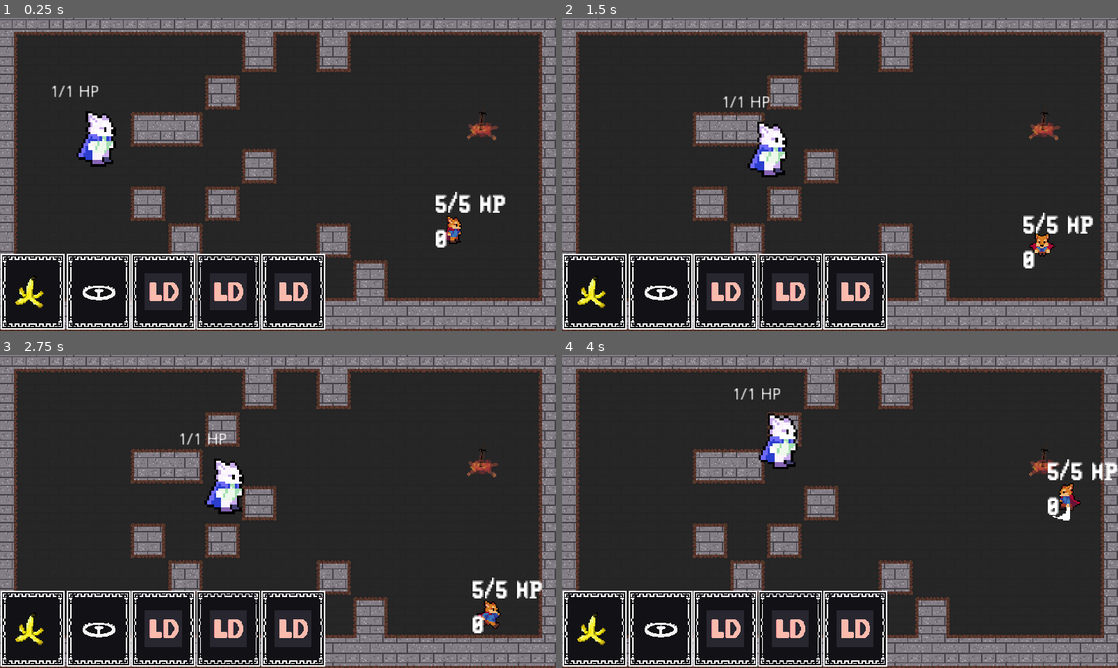
Above: before the commit, frames 1-4 (two rows, left to right).
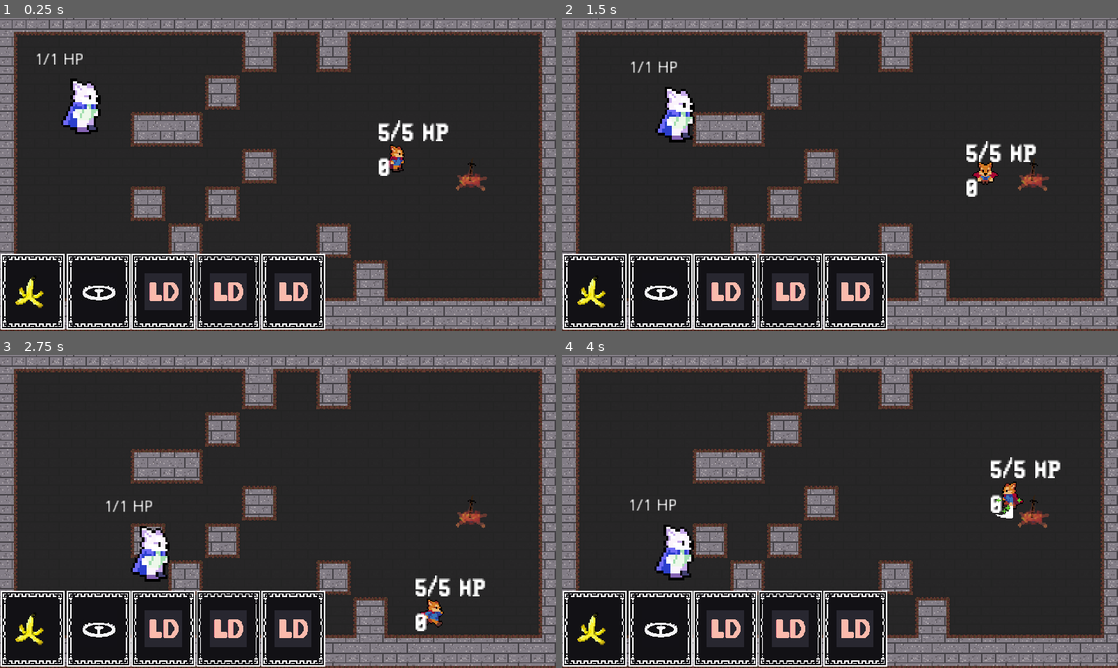
Above: after the commit, the same moments.

Repository: creyD/ludum_dare_46
Game: Godot game, scene res://World.tscn
Two runs of this game, one before a commit and one after it. Both use one fixed random seed, a clock stepped at 60 frames per second and the inputs below.
Inputs (mouse positions are in pixels of both pictures, inside the frame that each line leads up to):
- Up to frame 1 (0.25 s): no input
- Up to frame 2 (1.5 s): tap Enter at 0.5 s; move the mouse to (962, 158) at 0.52 s; hold D (right) 0.53-1.28 s; click (962, 158) at 0.6 s; move the mouse to (728, 190) at 1.27 s; hold S (down) from 1.28 s (still down); tap Space (roll) at 1.35 s
- Up to frame 3 (2.75 s): move the mouse to (333, 442) at 2.02 s; release S (down) at 2.03 s; hold D (right) from 2.03 s (still down); click (333, 442) at 2.1 s
- Up to frame 4 (4 s): move the mouse to (812, 574) at 2.77 s; release D (right) at 2.78 s; hold W (up) 2.78-3.53 s; tap Space (roll) at 2.85 s; move the mouse to (1006, 558) at 3.52 s; hold A (left) from 3.53 s (still down); click (1006, 558) at 3.6 s

The runs differ from the first frame. In frame 1, 3.6% of the frame differs, in the area x 6-91%, y 11-74%; in frame 2, 3.9%, in the area x 12-96%, y 13-80%; in frame 3, 3.8%; in frame 4, 3.8%.

Commit message:
You can now play cards!
- Fixed invalid scripts
- Added card placement validation

Co-Authored-By: deranonymos <deranonymos@users.noreply.github.com>

Diff:
--- /dev/null
+++ b/src/Menus/DragNDrop/DragNDropUI.gd
@@ -0,0 +1,3 @@
+extends Control
+
+export var ObjectParent:NodePath
--- a/src/Menus/DragNDrop/DragNDropUI.tscn
+++ b/src/Menus/DragNDrop/DragNDropUI.tscn
@@ -7,19 +7,14 @@
 [ext_resource path="res://Objects/Traps/Bear/bear.jpg" type="Texture" id=5]
 [ext_resource path="res://Objects/Traps/bear.tscn" type="PackedScene" id=6]
 [ext_resource path="res://Objects/Traps/Bear/Animation/0012.png" type="Texture" id=7]
-
-[sub_resource type="GDScript" id=1]
-script/source = "extends Control
-
-export var ObjectParent:NodePath
-"
+[ext_resource path="res://Menus/DragNDrop/DragNDropUI.gd" type="Script" id=8]
 
 [node name="DragNDropUI" type="Control"]
 anchor_right = 1.0
 anchor_bottom = 1.0
 margin_left = -0.37735
 margin_right = -0.37735
-script = SubResource( 1 )
+script = ExtResource( 8 )
 __meta__ = {
 "_edit_use_anchors_": false
 }
--- /dev/null
+++ b/src/Menus/DragNDrop/DragSink.gd
@@ -0,0 +1,30 @@
+extends Container
+
+const Grid = preload("res://Maps/Grid.gd")
+onready var grid = get_tree().current_scene.get_node("Grid")
+onready var ysort = get_tree().current_scene.get_node("YSort")
+
+#DropZone
+#stuff can be dropped here
+func can_drop_data(_pos, data):
+	return typeof(data) == typeof(PackedScene)
+
+
+func get_nearest_grid_pos(position):
+	return Vector2(round(position.x / 32.0), round(position.y / 32.0))
+
+
+func get_nearest_global_pos(position):
+	return Vector2(round(position.x / 32.0) * 32, round(position.y / 32.0) * 32)
+
+
+#what is to be done when data is dropped
+func drop_data(_pos, data:PackedScene):
+	var new_pos = get_nearest_grid_pos(_pos)
+
+	if grid.object_grid[new_pos.x - 1][new_pos.y - 1].back() == Grid.Kind.FIELD:
+		var child = data.instance()
+		child.position = get_nearest_global_pos(_pos)
+
+		ysort.add_child(child)
+		grid._update_grid()
--- a/src/Menus/DragNDrop/DragSink.tscn
+++ b/src/Menus/DragNDrop/DragSink.tscn
@@ -1,31 +1,12 @@
 [gd_scene load_steps=2 format=2]
 
-[sub_resource type="GDScript" id=1]
-script/source = "extends Container
-#DropZone
-
-
-#stuff can be dropped here
-func can_drop_data(_pos, data):
-	return typeof(data) == typeof(PackedScene)
-
-
-func get_nearest_grid_pos(position):
-	return Vector2(floor(position.x / 32.0) * 32, floor(position.y / 32.0) * 32)
-
-
-#what is to be done when data is dropped
-func drop_data(_pos, data:PackedScene):
-	var child = data.instance()
-	child.position = get_nearest_grid_pos(_pos)
-	get_node(get_parent().ObjectParent).add_child(child)
-"
+[ext_resource path="res://Menus/DragNDrop/DragSink.gd" type="Script" id=1]
 
 [node name="DragSink" type="Container"]
 anchor_right = 1.0
 anchor_bottom = 0.789
 margin_bottom = -0.0200043
-script = SubResource( 1 )
+script = ExtResource( 1 )
 __meta__ = {
 "_edit_use_anchors_": false
 }
--- /dev/null
+++ b/src/Menus/DragNDrop/DragSource.gd
@@ -0,0 +1,36 @@
+extends TextureRect
+#CardDeck
+export var Item:PackedScene
+export var PreviewIcon:Texture
+export var DeleteOnGrab:bool = false
+
+#if a drag is initiated here
+func get_drag_data(_pos):
+	var ctrl = Control.new()
+	var TR = TextureRect.new()
+	TR.texture = get_resized_texture(PreviewIcon,self.rect_size[0],self.rect_size[1])
+	TR.rect_size= self.rect_size
+	TR.set_position(_pos*-1,false)
+	ctrl.add_child(TR)
+	set_drag_preview(ctrl)
+
+	if DeleteOnGrab :
+		self.queue_free()
+	return Item
+
+#stuff can be dropped here
+#eg you picked the wrong thing up, let go and it returns to nothingness
+func can_drop_data(_pos, data):
+	return typeof(data) == typeof(PackedScene)
+
+#do nothing if stuff is dropped here
+func drop_data(_pos, _data):
+	pass
+
+func get_resized_texture(t: Texture, width: int = 0, height: int = 0):
+	var image = t.get_data()
+	if width > 0 && height > 0:
+		image.resize(width, height)
+	var itex = ImageTexture.new()
+	itex.create_from_image(image,0)
+	return itex
--- a/src/Menus/DragNDrop/DragSource.tscn
+++ b/src/Menus/DragNDrop/DragSource.tscn
@@ -2,45 +2,7 @@
 
 [ext_resource path="res://icon.png" type="Texture" id=1]
 [ext_resource path="res://Objects/Card/card.png" type="Texture" id=2]
-
-[sub_resource type="GDScript" id=1]
-script/source = "extends TextureRect
-#CardDeck
-export var Item:PackedScene
-export var PreviewIcon:Texture
-export var DeleteOnGrab:bool = false
-
-#if a drag is initiated here
-func get_drag_data(_pos):
-	var ctrl = Control.new()
-	var TR = TextureRect.new()
-	TR.texture = get_resized_texture(PreviewIcon,self.rect_size[0],self.rect_size[1])
-	TR.rect_size= self.rect_size
-	TR.set_position(_pos*-1,false)
-	ctrl.add_child(TR)
-	set_drag_preview(ctrl)
-
-	if DeleteOnGrab :
-		self.queue_free()
-	return Item
-
-#stuff can be dropped here
-#eg you picked the wrong thing up, let go and it returns to nothingness
-func can_drop_data(_pos, data):
-	return typeof(data) == typeof(PackedScene)
-
-#do nothing if stuff is dropped here
-func drop_data(_pos, _data):
-	pass
-
-func get_resized_texture(t: Texture, width: int = 0, height: int = 0):
-	var image = t.get_data()
-	if width > 0 && height > 0:
-		image.resize(width, height)
-	var itex = ImageTexture.new()
-	itex.create_from_image(image,0)
-	return itex
-"
+[ext_resource path="res://Menus/DragNDrop/DragSource.gd" type="Script" id=3]
 
 [node name="DragSource" type="TextureRect"]
 margin_left = 10.7364
@@ -49,11 +11,10 @@
 margin_bottom = 259.792
 texture = ExtResource( 1 )
 expand = true
-script = SubResource( 1 )
+script = ExtResource( 3 )
 __meta__ = {
 "_edit_use_anchors_": false
 }
-PreviewIcon = ExtResource( 1 )
 
 [node name="Sprite" type="Sprite" parent="."]
 position = Vector2( 16.0791, 16.0117 )
--- a/src/Objects/Traps/bear.tscn
+++ b/src/Objects/Traps/bear.tscn
@@ -68,15 +68,14 @@
 
 [node name="AnimatedSprite" type="AnimatedSprite" parent="."]
 position = Vector2( -7.62939e-06, 0 )
-frames = SubResource( 1 )
-animation = "used"
+frames = SubResource( 4 )
 
 [node name="Hitbox" parent="." instance=ExtResource( 2 )]
 collision_layer = 16
 
 [node name="CollisionShape2D" parent="Hitbox" index="0"]
 rotation = 1.5708
-shape = SubResource( 2 )
+shape = SubResource( 5 )
 
 [node name="Hurtbox" parent="." instance=ExtResource( 5 )]
 collision_layer = 32
--- a/src/World.tscn
+++ b/src/World.tscn
@@ -31,20 +31,19 @@
 }
 
 [node name="YSort" type="YSort" parent="."]
-position = Vector2( 152, 120 )
 
 [node name="Bonfire" parent="YSort" instance=ExtResource( 10 )]
-position = Vector2( 264, -24 )
+position = Vector2( 406.635, 139.865 )
 
 [node name="Player" parent="YSort" instance=ExtResource( 1 )]
-position = Vector2( 240, 72 )
+position = Vector2( 342.83, 130.381 )
 scale = Vector2( 2, 2 )
 debug = true
 ROLL_SPEED = 140
 FRICTION = 200
 
 [node name="Boss_template" parent="YSort" instance=ExtResource( 17 )]
-position = Vector2( -67.0889, 2.27742 )
+position = Vector2( 71.566, 94.4929 )
 debug = true
 
 [node name="Grid" parent="." instance=ExtResource( 18 )]
@@ -57,6 +56,6 @@
 [node name="DragNDropUI" parent="CanvasLayer" instance=ExtResource( 5 )]
 margin_top = -0.735092
 margin_bottom = -0.735107
-ObjectParent = NodePath("../..")
+ObjectParent = NodePath("../../YSort")
 
 [editable path="YSort/Bonfire"]
Not shown: 2 places in src/Objects/Traps/bear.tscn that only renumber resources
